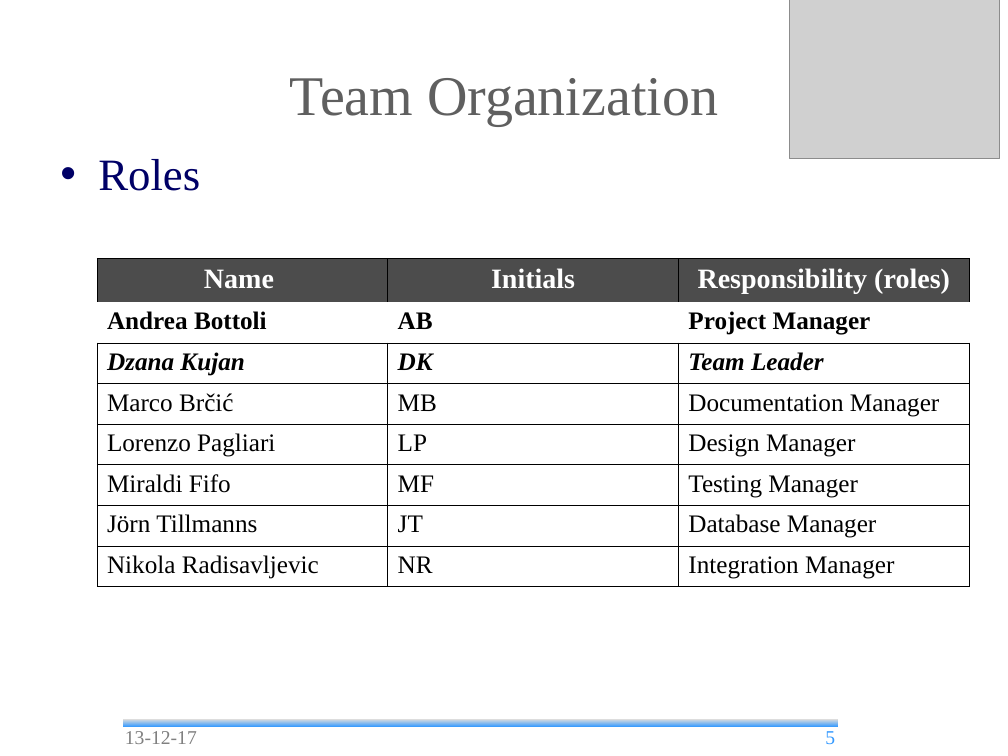
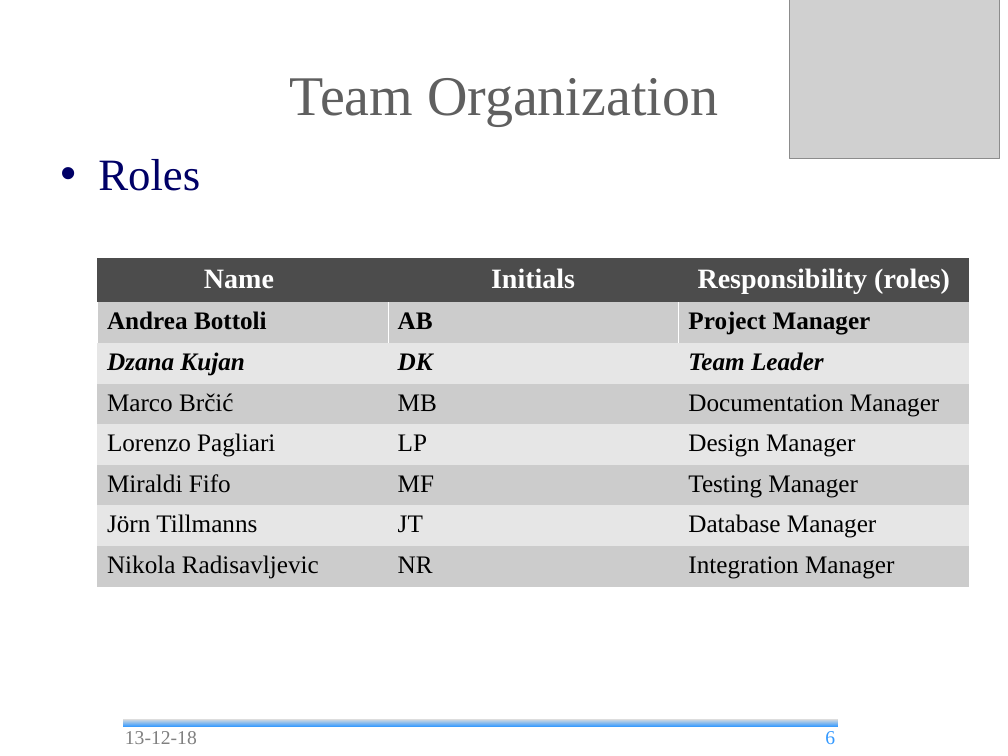
Before and after one commit to andrea-bottoli/DSD, a slide deck: slide 6 of Documentation/Presentations/Beta_Prototype.odp (slide 5 before the commit). Drawn at 1008x756 pixels with LibreOffice and Linux fonts; fonts in the diff are those of the drawing; grey boxes stand for pictures; background and template pictures are left out. Boxes give left, top, right and bottom in pixels: in the first picture for what was removed or moved away, otherwise in the second. Text is boxed around its words. In the diff, an @@ line names an element or a change of style, - is before the commit and + after.

```diff
--- a/Documentation/Presentations/Beta_Prototype.odp
+++ b/Documentation/Presentations/Beta_Prototype.odp
@@ table at [97,258,969,587] @@
@@ fill none to #CCCCCC in 12 cells @@
@@ fill none to #E6E6E6 in 9 cells @@
@@ borders changed @@
@@ text at [125,731,197,744]: text changed @@
-13-12-17
+13-12-18
@@ page number at [825,731,835,744]: text changed @@
-5
+6
```
Also in this commit, not shown: 13 other slides changed, 11 slides added, 6 slides removed, 1 other file.
